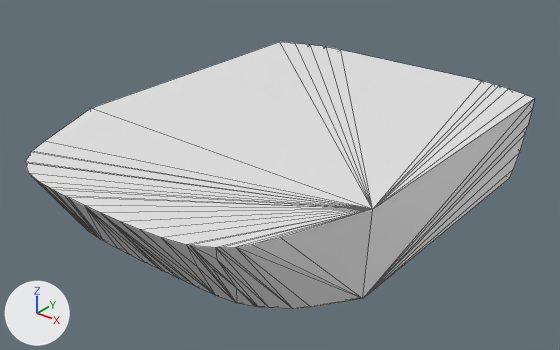
An edit to the OBJ model urdf/meshes/arch_peg/arch_peg_convex_coll_008.obj, drawn before and after from the same camera.
Both versions are drawn from a 50 mm camera at (0.0384, -0.0536, 0.034) aimed at (0.0002, -0.0059, 0.0044). The axes (+X, +Y, +Z) are drawn at lower left. The lights are the same throughout. The first picture is the older version. Mesh edges are drawn as thin lines. Where no turn or scale is listed for an object, it has been applied to the vertices.

The first picture shows 'arch_peg_convex_coll_008'.
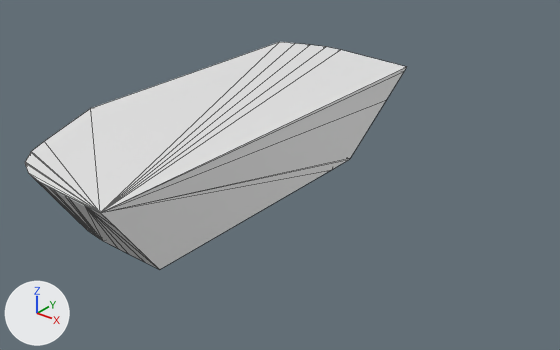
Boxes [x1, y1, x2, y2] around the edits, measured in the pictures (560 x 350 px):
'arch_peg_convex_coll_008', reshaped (25% narrower, 15% shorter): before [25, 42, 534, 309]; after [25, 42, 407, 269]

What the commit changed:
me_arch_peg_convex_coll_008 is used by ob_arch_peg_convex_coll_008; location (0.0, 0.0, 0.0).
me_arch_peg_convex_coll_008 had 86 vertices, 168 faces and spanned x -0.0151..0.0146, y -0.0257..0.015, z 0.0024..0.0092.
me_arch_peg_convex_coll_008 now has 54 vertices, 104 faces and spans x -0.0151..0.0007, y -0.0257..0.015, z 0.0024..0.0092.
Part 1, on me_arch_peg_convex_coll_008:
41 vertices are removed from x 0.0009..0.0146, y -0.0256..0.015, z 0.0024..0.0092.
118 faces are deleted.
9 vertices are added at x -0.0008..0.0007, y -0.0244..0.0143, z 0.0024..0.0092.
54 new faces join them.
